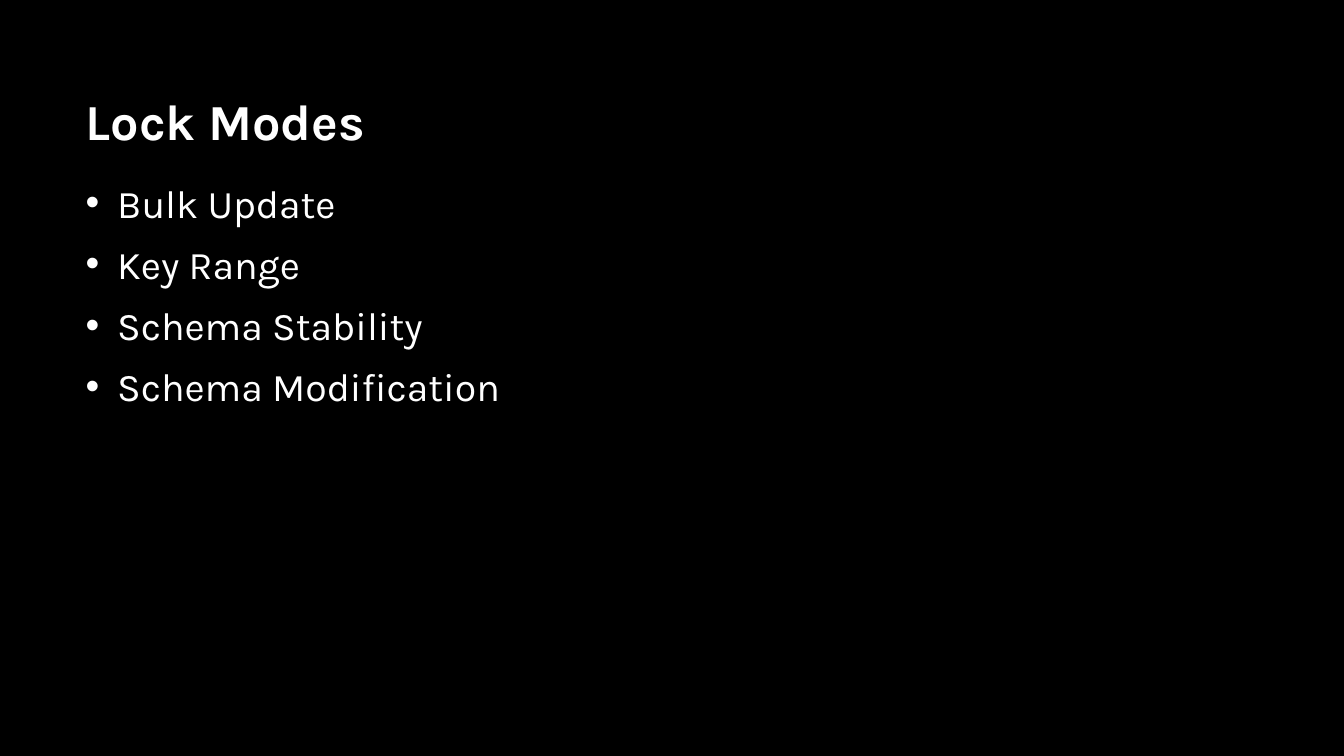
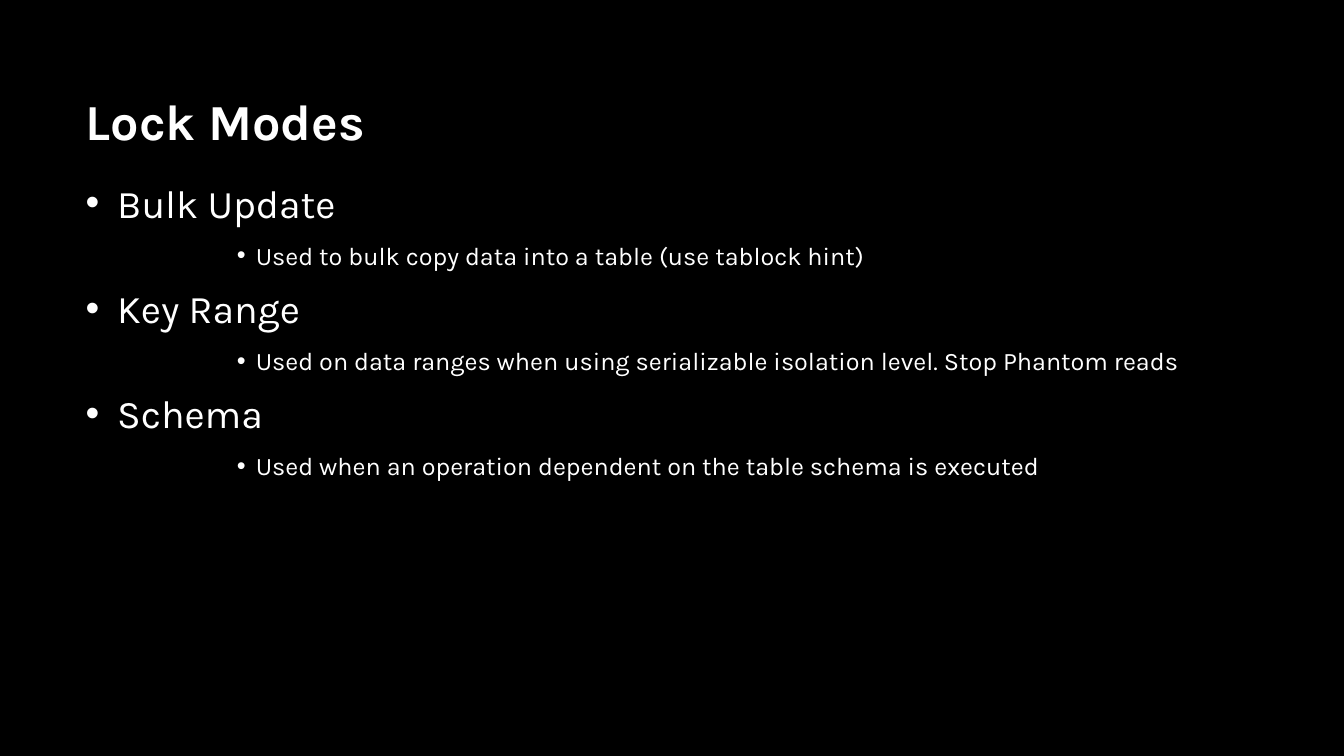
Before and after one commit to sabinio/SQLTraining, a slide deck: slide 10 of Slides/2.Locking.pptx. Drawn at 1344x756 pixels with LibreOffice and Linux fonts; fonts in the diff are those of the drawing; background and template pictures are left out. Boxes give left, top, right and bottom in pixels: in the first picture for what was removed or moved away, otherwise in the second. Text is boxed around its words. In the diff, an @@ line names an element or a change of style, - is before the commit and + after.

```diff
--- a/Slides/2.Locking.pptx
+++ b/Slides/2.Locking.pptx
@@ text at bbox=[256, 247, 863, 271]: paragraph added @@
+      • Used to bulk copy data into a table (use tablock hint)
@@ text at bbox=[117, 352, 1178, 481]: text changed; size 28 to 18 pt @@
-• Schema Stability
-• Schema Modification
+      • Used on data ranges when using serializable isolation level. Stop Phantom reads
+• Schema
+      • Used when an operation dependent on the table schema is executed
```
Also in this commit, not shown: 1 other slide changed, 11 slides added, 6 other files.
